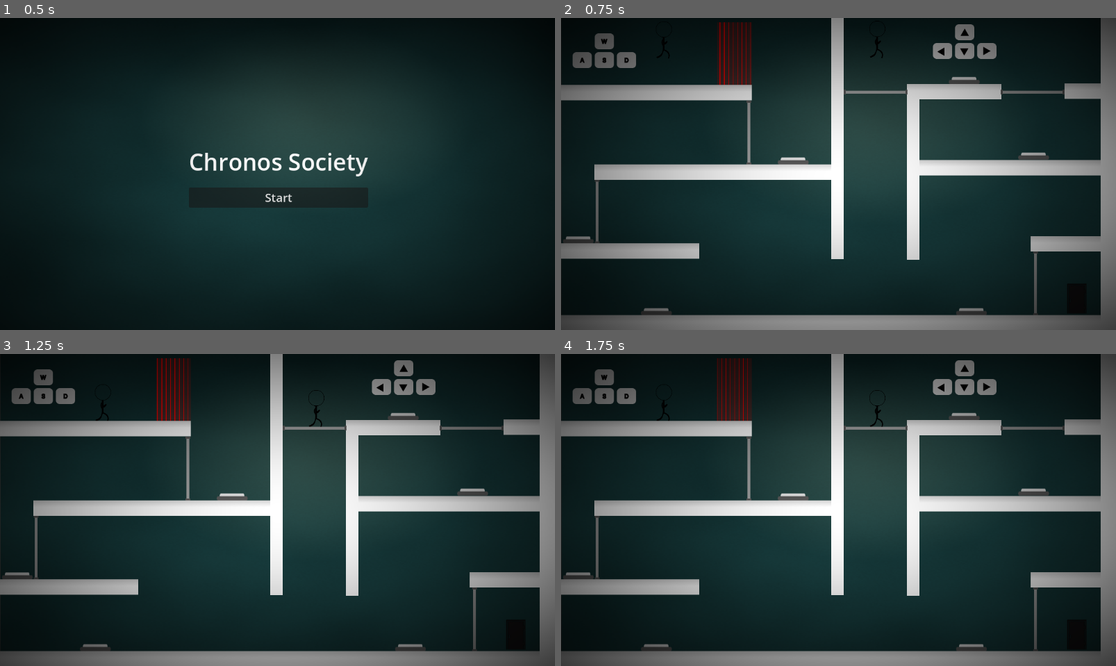
Above: before the commit, frames 1-4 (two rows, left to right).
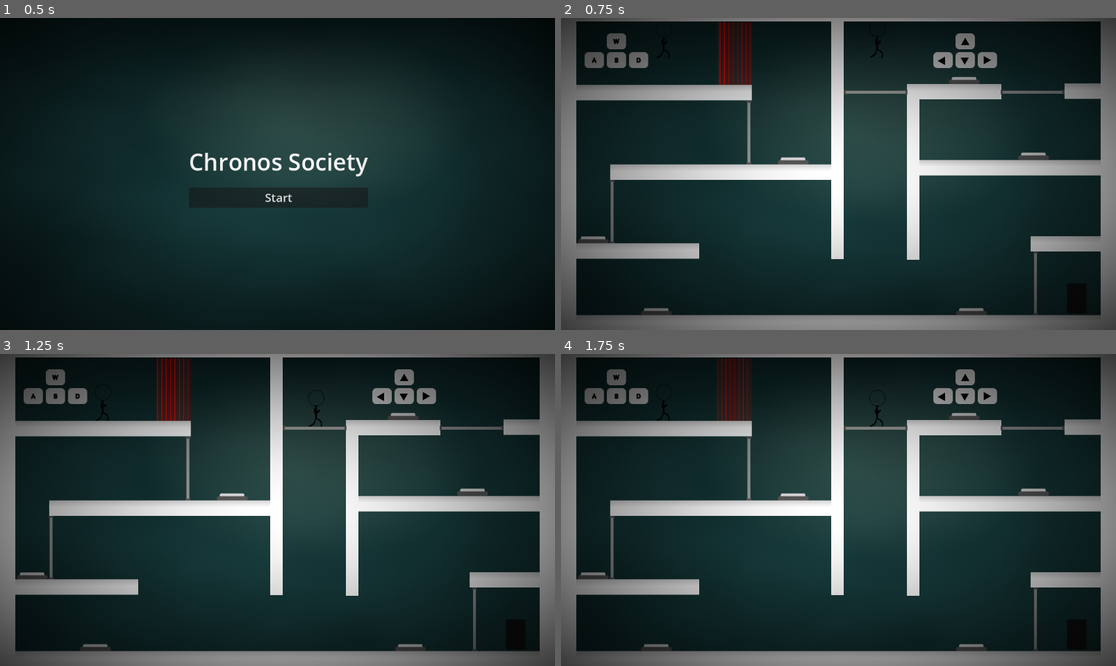
Above: after the commit, the same moments.

Repository: NahuelArrieta/ChronosSociety
Game: Godot game, scene res://ui/main_menu.tscn
The game is run twice, just before and just after one commit, with the same random seed, the same clock (stepped at 60 frames per second) and the same inputs.
Inputs:
- Up to frame 1 (0.5 s): no input
- Up to frame 2 (0.75 s): click "Start" at 0.5 s
- Up to frame 3 (1.25 s): no input
- Up to frame 4 (1.75 s): tap Space (REVERT_P1) at 1.35 s

Frame 1 is identical in both runs. In frame 2, 5.1% of the frame differs, in the area x 0-98%, y 0-96%; in frame 3, 5.1%; in frame 4, 5.1%.

Commit message:
final fix

Diff:
--- a/levels/level.tscn
+++ b/levels/level.tscn
@@ -40,8 +40,8 @@
 scale = Vector2(2.7016, 1)
 
 [node name="Platform3" parent="Platforms" instance=ExtResource("2_hjsbj")]
-position = Vector2(318, 320)
-scale = Vector2(15.5622, 1)
+position = Vector2(332, 320)
+scale = Vector2(14.4022, 1)
 
 [node name="Platform4" parent="Platforms" instance=ExtResource("2_hjsbj")]
 position = Vector2(138, 484)
@@ -57,14 +57,10 @@
 
 [node name="Platform7" parent="Platforms" instance=ExtResource("2_hjsbj")]
 position = Vector2(553, 633)
-scale = Vector2(37.5222, 1)
-
-[node name="Platform8" parent="Platforms" instance=ExtResource("2_hjsbj")]
-position = Vector2(579, -18)
-scale = Vector2(37.5222, 1)
+scale = Vector2(40.2934, 0.975817)
 
 [node name="Wall" parent="Platforms" instance=ExtResource("4_mxp4k")]
-position = Vector2(-17, 297)
+position = Vector2(16, 297)
 scale = Vector2(1, 20.6)
 
 [node name="Wall2" parent="Platforms" instance=ExtResource("4_mxp4k")]
@@ -74,6 +70,10 @@
 [node name="Wall3" parent="Platforms" instance=ExtResource("4_mxp4k")]
 position = Vector2(574, 234)
 scale = Vector2(0.787815, 16.6924)
+
+[node name="Platform8" parent="Platforms" instance=ExtResource("2_hjsbj")]
+position = Vector2(579, -9)
+scale = Vector2(37.5222, 1)
 
 [node name="Wall4" parent="Platforms" instance=ExtResource("4_mxp4k")]
 position = Vector2(731, 321)
@@ -118,7 +118,7 @@
 [node name="Door 3" type="Node" parent="Enviroment"]
 
 [node name="Button2" parent="Enviroment/Door 3" instance=ExtResource("4_5mrsh")]
-position = Vector2(36, 459)
+position = Vector2(67, 459)
 groupId = 3
 
 [node name="Killzone2" parent="Enviroment/Door 3" instance=ExtResource("12_hy0rb")]
@@ -139,7 +139,7 @@
 groupId = 4
 
 [node name="Door3" parent="Enviroment/Door 4" instance=ExtResource("5_safpt")]
-position = Vector2(75, 402)
+position = Vector2(106, 402)
 groupId = 4
 
 [node name="Door 5" type="Node" parent="Enviroment"]
@@ -183,9 +183,9 @@
 id = 1
 
 [node name="Trigger3" parent="Tutorials" instance=ExtResource("14_d7v53")]
-position = Vector2(227, 238)
+position = Vector2(252, 238)
 rotation = -3.14159
-scale = Vector2(15.2781, 6.19777)
+scale = Vector2(12.734, 6.19778)
 id = 2
 
 [node name="Trigger4" parent="Tutorials" instance=ExtResource("14_d7v53")]
@@ -195,11 +195,11 @@
 id = 3
 
 [node name="Tutorial" parent="Tutorials" instance=ExtResource("15_0qmeg")]
-position = Vector2(90, 68)
+position = Vector2(115, 68)
 sprite = "wasd"
 
 [node name="Tutorial2" parent="Tutorials" instance=ExtResource("15_0qmeg")]
-position = Vector2(838, 49)
+position = Vector2(839, 68)
 id = 1
 sprite = "arrows"
 
